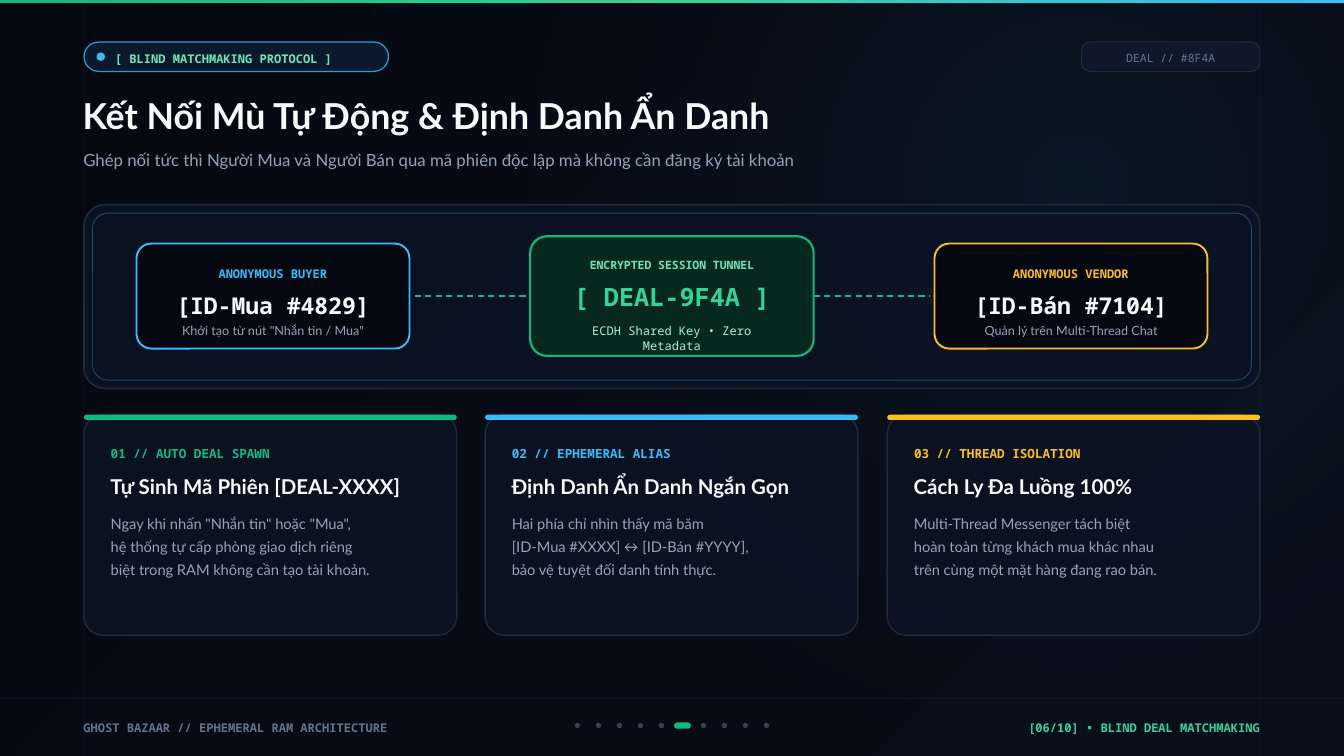
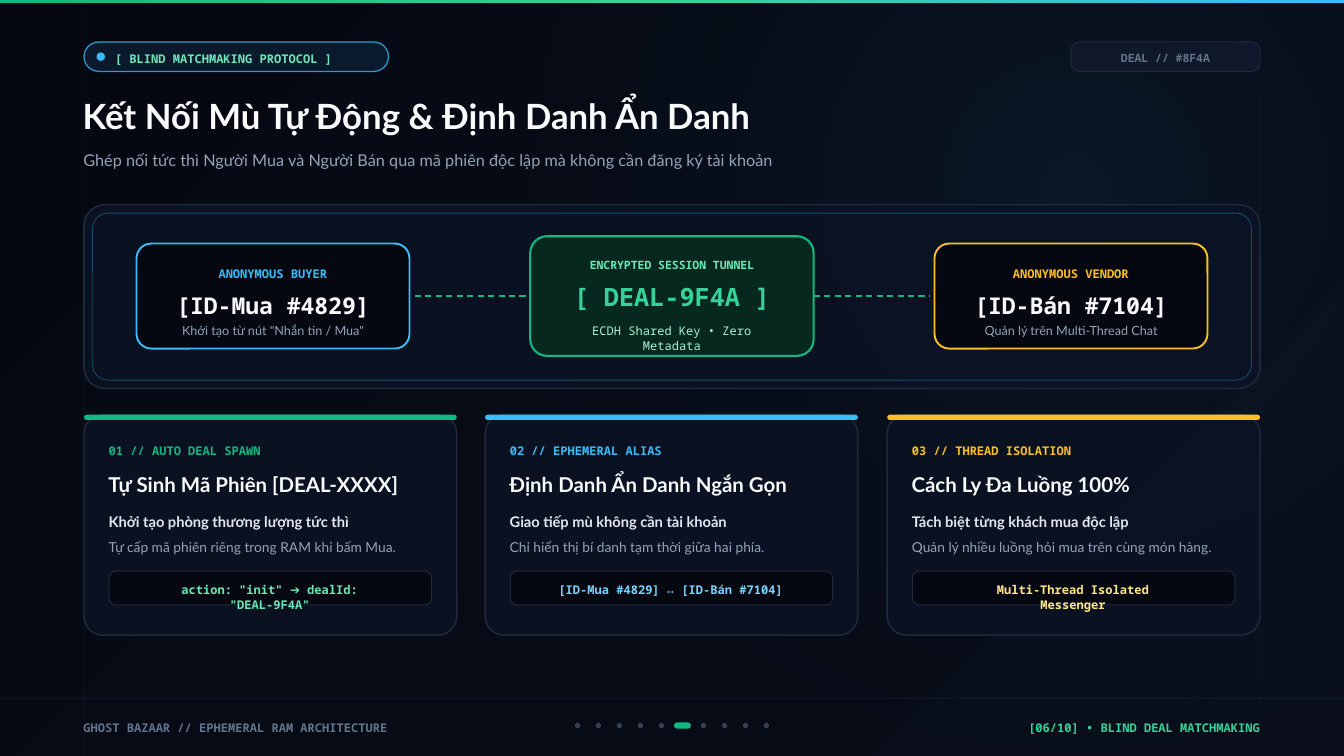
Before and after one commit to NgHuuPhu244/MQTT, a slide deck: slide 6 of Ghost_Bazaar_Presentation_Deck.pptx. Drawn at 1344x756 pixels with LibreOffice and Linux fonts; fonts in the diff are those of the drawing. Boxes give left, top, right and bottom in pixels: in the first picture for what was removed or moved away, otherwise in the second. Text is boxed around its words. In the diff, an @@ line names an element or a change of style, - is before the commit and + after.

Commit message:
fix(ppt): fix SVG bounds overlap, text overflow, Vietnamese word splitting, and sync crypto specs (100k PBKDF2, 256B padding)

```diff
--- a/Ghost_Bazaar_Presentation_Deck.pptx
+++ b/Ghost_Bazaar_Presentation_Deck.pptx
@@ rounded rectangle: place and size @@
-rounded rectangle at [1082, 42, 1260, 72]
+rounded rectangle at [1071, 42, 1260, 72]
@@ text "DEAL // #8F4A" at [1121, 54, 1210, 62]: bold on @@
@@ text "Kết Nối Mù Tự Động ..." at [83, 99, 750, 136]: size 25.5 to 24.8 pt @@
@@ text "Ghép nối tức thì Người ..." at [83, 153, 773, 169]: size 12 to 11.6 pt @@
@@ fill #0B1324 at 84% opacity to #0B1324 at 85% opacity in 3 elements at [84, 414, 457, 635], [485, 414, 858, 635], [887, 414, 1260, 635] @@
@@ size 9 to 8.6 pt in 3 elements at [912, 446, 1071, 455], [109, 446, 260, 455], [510, 446, 662, 455] @@
@@ text added at [109, 516, 348, 530], 10.5 pt, text #E2E8F0, bold @@
+Khởi tạo phòng thương lượng tức thì
@@ text removed at [111, 516, 351, 532] @@
-Ngay khi nhấn "Nhắn tin" hoặc "Mua",
@@ text added at [510, 515, 727, 530], 10.5 pt, text #E2E8F0, bold @@
+Giao tiếp mù không cần tài khoản
@@ text removed at [512, 517, 704, 532] @@
-Hai phía chỉ nhìn thấy mã băm
@@ text at [912, 516, 1128, 530]: text changed; text colour #94A3B8 to #E2E8F0; bold on @@
-hoàn toàn từng khách mua khác nhau
+Tách biệt từng khách mua độc lập
@@ text at [109, 541, 395, 555]: text changed; size 10.5 to 9.8 pt @@
-hệ thống tự cấp phòng giao dịch riêng
+Tự cấp mã phiên riêng trong RAM khi bấm Mua.
@@ text removed at [111, 563, 370, 578] @@
-biệt trong RAM không cần tạo tài khoản.
@@ text added at [510, 541, 765, 555], 9.8 pt, text #94A3B8 @@
+Chỉ hiển thị bí danh tạm thời giữa hai phía.
@@ text removed at [512, 563, 716, 578] @@
-bảo vệ tuyệt đối danh tính thực.
@@ text at [912, 541, 1212, 555]: text changed; size 10.5 to 9.8 pt @@
-trên cùng một mặt hàng đang rao bán.
+Quản lý nhiều luồng hỏi mua trên cùng món hàng.
@@ rounded rectangle added at [109, 572, 432, 605], fill #050811, outline #1E293B 0.75 pt @@
@@ text added at [181, 584, 358, 609], 8.6 pt, text #6EE7B7, bold @@
+action: "init" ➔ dealId: "DEAL-9F4A"
@@ rounded rectangle added at [510, 572, 833, 605], fill #050811, outline #1E293B 0.75 pt @@
@@ text at [558, 584, 782, 596]: text changed; size 10.5 to 8.6 pt; font Lato to Noto Sans Mono; text colour #94A3B8 to #7DD3FC; bold on @@
-[ID-Mua #XXXX] ↔ [ID-Bán #YYYY],
+[ID-Mua #4829] ↔ [ID-Bán #7104]
@@ rounded rectangle added at [912, 572, 1235, 605], fill #050811, outline #1E293B 0.75 pt @@
@@ text at [997, 584, 1149, 612]: text changed; size 10.5 to 8.6 pt; font Lato to Noto Sans Mono; text colour #94A3B8 to #FDE68A; bold on @@
-Multi-Thread Messenger tách biệt
+Multi-Thread Isolated Messenger
```
Also in this commit, not shown: 9 other slides changed, 1 other file.
